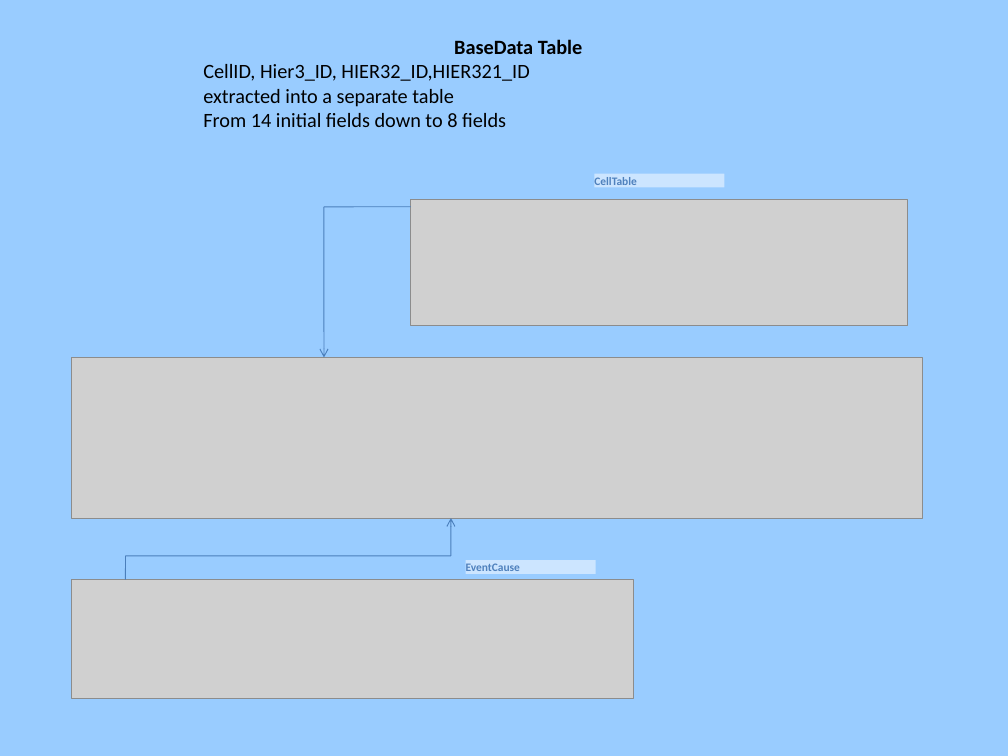
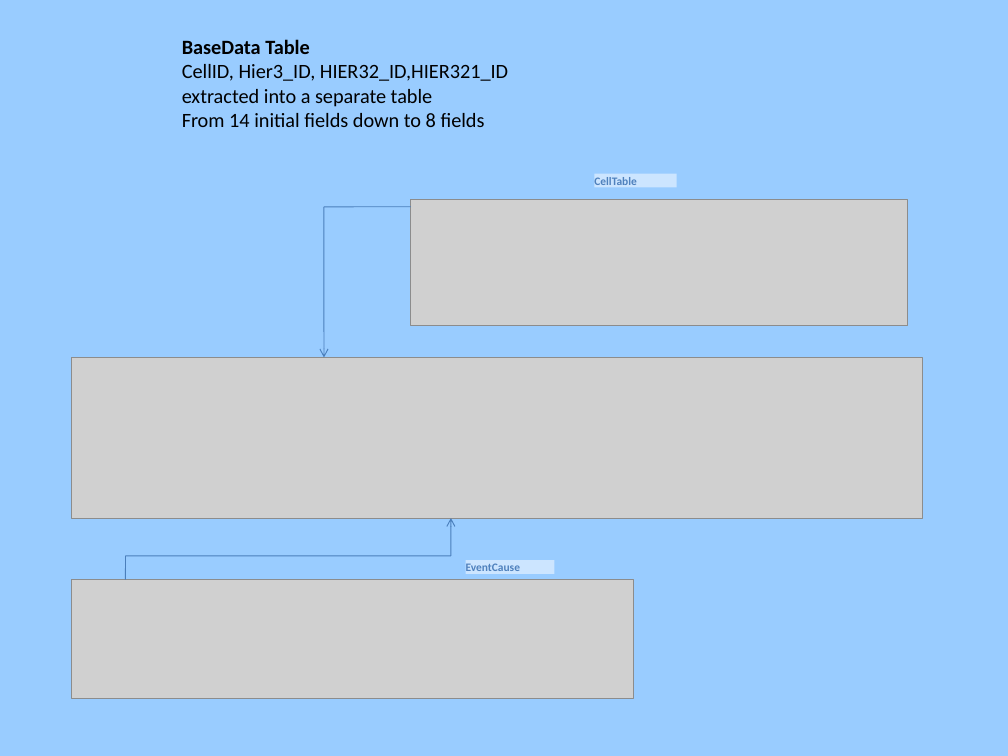
Before and after one commit to rednanor/GroupProject, a slide deck: slide 7 of Documentation/Group5presentation.odp. Drawn at 1008x756 pixels with LibreOffice and Linux fonts; fonts in the diff are those of the drawing; grey boxes stand for pictures; background and template pictures are left out. Boxes give left, top, right and bottom in pixels: in the first picture for what was removed or moved away, otherwise in the second. Text is boxed around its words. In the diff, an @@ line names an element or a change of style, - is before the commit and + after.

```diff
--- a/Documentation/Group5presentation.odp
+++ b/Documentation/Group5presentation.odp
@@ text "BaseData Table": place and size @@
-text "BaseData Table" at (203,39,583,127)
+text "BaseData Table" at (182,39,508,127)
@@ text at (182,39,310,54): alignment centre to left @@
@@ rectangle "CellTable": place and size @@
-rectangle "CellTable" at (595,174,724,188)
+rectangle "CellTable" at (595,174,677,188)
@@ rectangle "EventCause": place and size @@
-rectangle "EventCause" at (466,561,595,574)
+rectangle "EventCause" at (466,561,554,574)
```
Also in this commit, not shown: 3 other slides changed, 1 slide removed.
